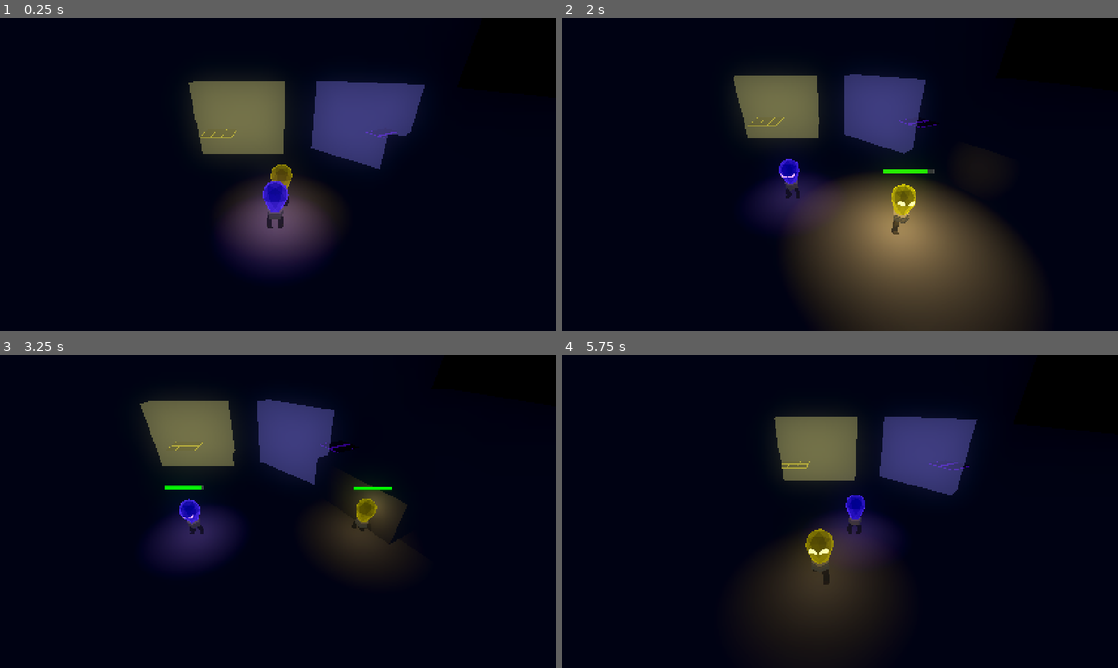
Above: before the commit, frames 1-4 (two rows, left to right).
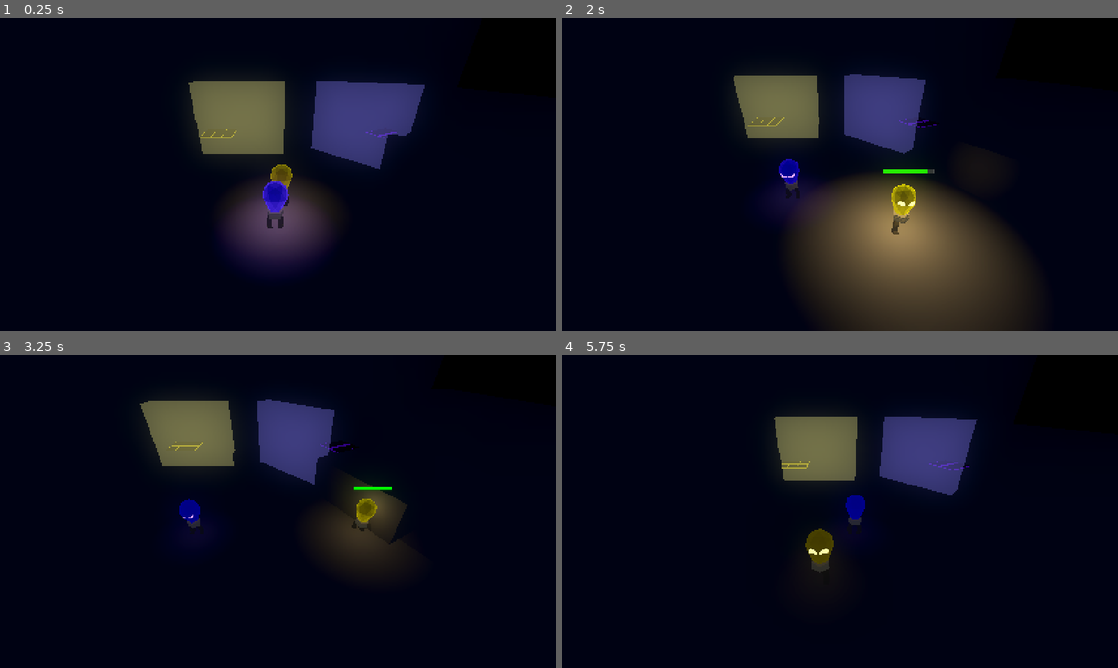
Above: after the commit, the same moments.

Repository: LowPolyFreak/EllieDeesAdventure
Game: Godot game, scene res://Scenes/main.tscn
The game is run twice, just before and just after one commit, with the same random seed, the same clock (stepped at 60 frames per second) and the same inputs.
Inputs:
- Up to frame 1 (0.25 s): no input
- Up to frame 2 (2 s): hold D (right_p1) 0.53-1.28 s; tap Down (down_p2) at 0.6 s; tap Space (jump_p1) at 0.77, 1.52 s; hold S (down_p1) from 1.28 s (still down); tap Shift (glow_p1) at 1.35 s
- Up to frame 3 (3.25 s): release S (down_p1) at 2.03 s; hold D (right_p1) 2.03-2.78 s; tap Keypad 0 (glow_p2) at 2.1 s; hold W (up_p1) from 2.78 s (still down); tap E (interact) at 2.85 s; tap Space (jump_p1) at 3.02 s
- Up to frame 4 (5.75 s): release W (up_p1) at 3.53 s; hold A (left_p1) 3.53-5.03 s; tap Left (left_p2) at 3.6 s; tap Space (jump_p1) at 3.77, 4.52 s; tap Right (right_p2) at 4.35 s; hold S (down_p1) from 5.03 s (still down); tap Up (up_p2) at 5.1 s

The runs differ from the first frame. In frame 2, 0.1% of the frame differs, in the area x 39-43%, y 45-53%; in frame 3, 2.3%; in frame 4, 7.4%, in the area x 34-60%, y 44-94%.

Commit message:
Flicker started (meh)

Diff:
--- a/Scenes/ellie.tscn
+++ b/Scenes/ellie.tscn
@@ -138,17 +138,17 @@
 [node name="EllieModel" parent="." instance=ExtResource("2_mu1gt")]
 
 [node name="Skeleton3D" parent="EllieModel/Armature" index="0"]
-bones/0/position = Vector3(0.00684479, 0.49391, -0.0117554)
-bones/0/rotation = Quaternion(0.00474399, -0.000571107, -0.000627335, 0.999988)
-bones/1/rotation = Quaternion(0.0515293, -0.136148, 0.977218, 0.154444)
+bones/0/position = Vector3(0.0075159, 0.491463, -0.0141806)
+bones/0/rotation = Quaternion(0.00377486, -0.000705253, -0.000726657, 0.999992)
+bones/1/rotation = Quaternion(0.0521236, -0.1378, 0.976415, 0.157823)
 bones/1/scale = Vector3(1, 1, 1)
-bones/2/rotation = Quaternion(0.424431, -0.00391628, 0.198376, 0.883453)
-bones/3/rotation = Quaternion(-0.844752, -0.0328936, -0.0380895, 0.532787)
+bones/2/rotation = Quaternion(0.432766, -0.00389438, 0.202271, 0.878513)
+bones/3/rotation = Quaternion(-0.849197, -0.0304346, -0.0365599, 0.52593)
 bones/3/scale = Vector3(1, 1, 1)
-bones/4/rotation = Quaternion(-0.0419573, -0.13895, 0.979822, -0.137412)
+bones/4/rotation = Quaternion(-0.0412735, -0.141055, 0.97932, -0.139041)
 bones/4/scale = Vector3(1, 1, 1)
-bones/5/rotation = Quaternion(0.42939, 0.00390331, -0.200693, 0.880529)
-bones/6/rotation = Quaternion(-0.848764, 0.0342498, 0.0587231, 0.524384)
+bones/5/rotation = Quaternion(0.438321, 0.00387947, -0.204867, 0.875151)
+bones/6/rotation = Quaternion(-0.853623, 0.0321342, 0.0596266, 0.516469)
 bones/6/scale = Vector3(1, 1, 1)
 bones/7/position = Vector3(-0.187498, 0.245262, -0.282433)
 bones/8/position = Vector3(-0.170884, 0.0506439, 0.0332276)
@@ -161,7 +161,7 @@
 bones/10/scale = Vector3(1, 1, 1)
 
 [node name="BoneAttachment3D" parent="EllieModel/Armature/Skeleton3D" index="0"]
-transform = Transform3D(0.999999, 0.00124924, -0.00114815, -0.00126007, 0.999954, -0.00948716, 0.00113625, 0.00948859, 0.999954, 0.00684479, 0.49391, -0.0117554)
+transform = Transform3D(0.999998, 0.00144798, -0.00141598, -0.00145863, 0.99997, -0.00754864, 0.00140501, 0.00755069, 0.99997, 0.0075159, 0.491463, -0.0141806)
 
 [node name="OmniLight3D" parent="EllieModel/Armature/Skeleton3D/BoneAttachment3D" index="0"]
 light_energy = 0.25
@@ -193,6 +193,11 @@
 wait_time = 5.0
 one_shot = true
 
+[node name="FlickerTimer" type="Timer" parent="Timers"]
+wait_time = 0.05
+one_shot = true
+autostart = true
+
 [node name="SubViewport" type="SubViewport" parent="."]
 disable_3d = true
 transparent_bg = true
@@ -214,6 +219,7 @@
 [connection signal="timeout" from="Timers/BatteryDrainTimer" to="." method="_on_battery_drain_timer_timeout"]
 [connection signal="timeout" from="Timers/BatteryChargeTimer" to="." method="_on_battery_charge_timer_timeout"]
 [connection signal="timeout" from="Timers/BurnoutTimer" to="." method="_on_burnout_timer_timeout"]
+[connection signal="timeout" from="Timers/FlickerTimer" to="." method="_on_flicker_timer_timeout"]
 [connection signal="timeout" from="SubViewport/FadeOutTimer" to="." method="_on_fade_out_timer_timeout"]
 
 [editable path="EllieModel"]
--- a/Scenes/ghost.tscn
+++ b/Scenes/ghost.tscn
@@ -24,6 +24,9 @@
 
 [sub_resource type="SphereShape3D" id="SphereShape3D_a8c50"]
 radius = 1.0
+
+[sub_resource type="SphereShape3D" id="SphereShape3D_plc5a"]
+radius = 10.0
 
 [sub_resource type="SphereShape3D" id="SphereShape3D_h7m47"]
 radius = 4.0
@@ -78,6 +81,13 @@
 user = NodePath("..")
 chase_speed = 4.0
 
+[node name="WarningRange" type="Area3D" parent="."]
+collision_layer = 0
+collision_mask = 2
+
+[node name="CollisionShape3D" type="CollisionShape3D" parent="WarningRange"]
+shape = SubResource("SphereShape3D_plc5a")
+
 [node name="ChaseRange" type="Area3D" parent="."]
 collision_layer = 0
 collision_mask = 2
@@ -102,5 +112,7 @@
 mesh = SubResource("PlaneMesh_gair3")
 skeleton = NodePath("../..")
 
+[connection signal="body_entered" from="WarningRange" to="." method="_on_warning_range_body_entered"]
+[connection signal="body_exited" from="WarningRange" to="." method="_on_warning_range_body_exited"]
 [connection signal="body_entered" from="ChaseRange" to="." method="_on_chase_range_body_entered"]
 [connection signal="body_entered" from="AttackRange" to="." method="_on_attack_range_body_entered"]
--- a/Scripts/ghost.gd
+++ b/Scripts/ghost.gd
@@ -34,3 +34,14 @@
 		patrol_component.enter_state()
 		chasing = false
 		eyes.hide()
+
+
+
+func _on_warning_range_body_entered(body):
+	if body is Player:
+		body.enemies_in_prox += 1
+
+
+func _on_warning_range_body_exited(body):
+	if body is Player:
+		body.enemies_in_prox -= 1
--- a/Scripts/player.gd
+++ b/Scripts/player.gd
@@ -34,6 +34,9 @@
 var battery: float = 1.0
 var is_following
 var first_player
+var enemies_in_prox: int
+var flicker_modifyer: float
+var flicker_target: float
 
 #Inputs
 var up = "up_p1"
@@ -136,9 +139,9 @@
 	if Input.is_action_pressed(glow) and burnout_timer.is_stopped():
 		glowing = true
 		if !starting_glow:
-			omni_light_3d.light_energy = lerpf(omni_light_3d.light_energy, glow_energy + 10, delta * 30)
+			omni_light_3d.light_energy = lerpf(omni_light_3d.light_energy, glow_energy + 10 * flicker_modifyer, delta * 30)
 			omni_light_3d.omni_range = lerpf(omni_light_3d.omni_range, glow_light_range + 1, delta * 30)
-			bulb_mat.set_shader_parameter("intensity", lerpf(bulb_mat.get_shader_parameter("intensity"), 7.0, delta * 30))
+			bulb_mat.set_shader_parameter("intensity", lerpf(bulb_mat.get_shader_parameter("intensity"), 7.0 * flicker_modifyer, delta * 30))
 			bulb.scale = original_size + Vector3(0.25, 0.25, 0.25)
 			if omni_light_3d.light_energy >= glow_energy + 9:
 				starting_glow = true
@@ -147,16 +150,16 @@
 				$SubViewport/FadeOutTimer.stop()
 				battery_bar_3d.modulate.a = 1.0
 		else:
-			omni_light_3d.light_energy = lerpf(omni_light_3d.light_energy, glow_energy, delta * 15)
+			omni_light_3d.light_energy = lerpf(omni_light_3d.light_energy, glow_energy * flicker_modifyer, delta * 15)
 			omni_light_3d.omni_range = lerpf(omni_light_3d.omni_range, glow_light_range, delta * 15)
-			bulb_mat.set_shader_parameter("intensity", lerpf(bulb_mat.get_shader_parameter("intensity"), 3.5, delta * 15))
+			bulb_mat.set_shader_parameter("intensity", lerpf(bulb_mat.get_shader_parameter("intensity"), 3.5 * flicker_modifyer, delta * 15))
 			if battery <= 0:
 				_on_battery_drain_timer_timeout()
 	else:
 		starting_glow = false
-		omni_light_3d.light_energy = lerpf(omni_light_3d.light_energy, default_energy, delta * 5)
+		omni_light_3d.light_energy = lerpf(omni_light_3d.light_energy, default_energy * flicker_modifyer, delta * 5)
 		omni_light_3d.omni_range = lerpf(omni_light_3d.omni_range, default_light_range, delta * 5)
-		bulb_mat.set_shader_parameter("intensity", lerpf(bulb_mat.get_shader_parameter("intensity"), 0.5, delta * 5))
+		bulb_mat.set_shader_parameter("intensity", lerpf(bulb_mat.get_shader_parameter("intensity"), 0.5 * flicker_modifyer, delta * 5))
 
 	bulb.scale = lerp(bulb.scale, original_size, delta * 15)
 
@@ -164,8 +167,9 @@
 	if Input.is_action_just_pressed("ui_cancel"):
 		get_tree().quit()
 
-	#if !player_1:
-		#print(glowing)
+
+	flicker_modifyer = lerpf(flicker_modifyer, 1.0, delta * 0.5)
+	print(flicker_modifyer)
 
 
 func _unhandled_input(event: InputEvent):
@@ -217,3 +221,12 @@
 
 func update_follow_pos(marker):
 	follow_position = marker.global_position
+
+
+func _on_flicker_timer_timeout():
+	if enemies_in_prox > 0:
+		flicker_modifyer = 0.1
+	else:
+		flicker_modifyer = 1.0
+	#$Timers/FlickerTimer.start(randf_range(0.05, 0.1))
+	$Timers/FlickerTimer.start(randf_range(0.1, 0.3))
Not shown: 1 places in Scenes/ghost.tscn that only renumber resources
